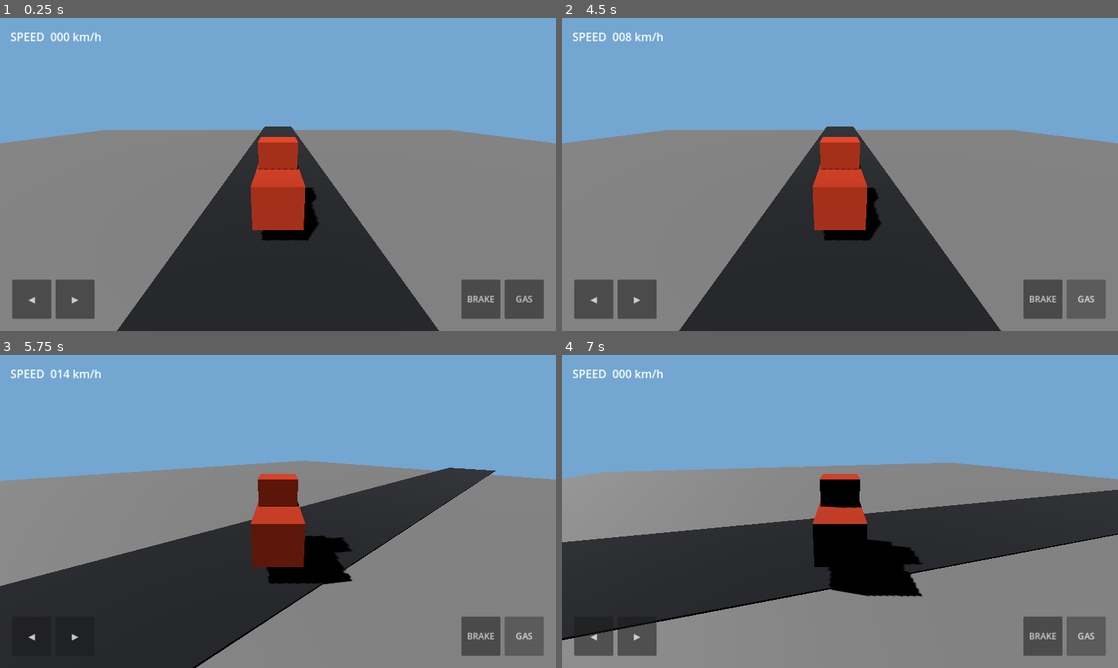
Above: before the commit, frames 1-4 (two rows, left to right).
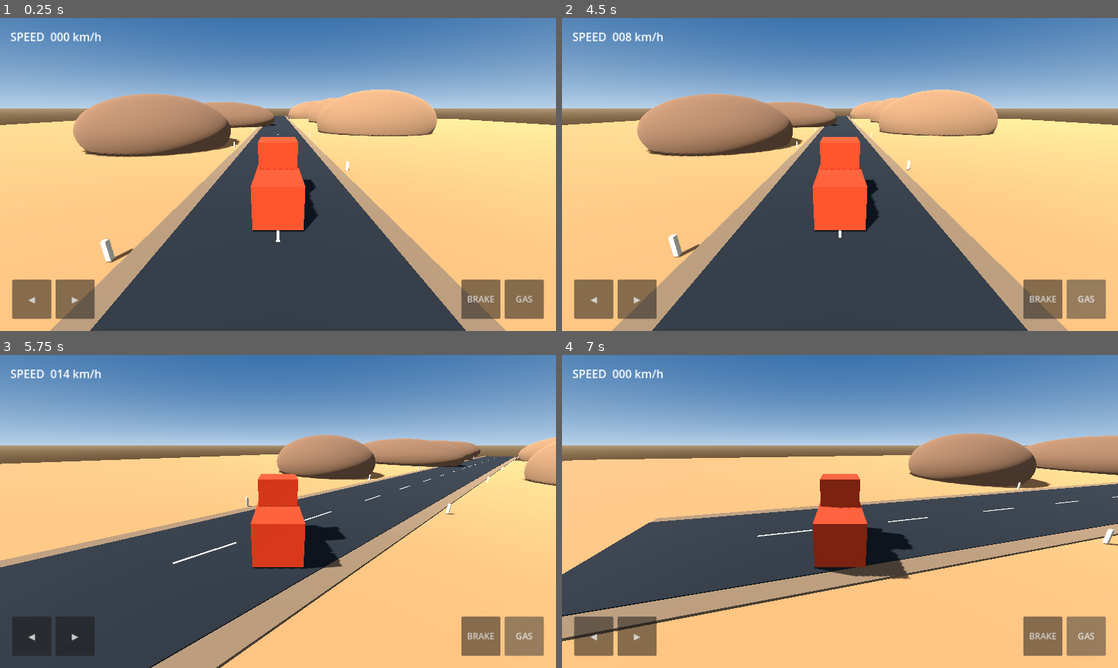
Above: after the commit, the same moments.

Repository: czz495m8zv-code/zayron-simulator
Game: Godot game, scene res://scenes/main/main.tscn
Same seed, same stepped clock (60 frames per second), same inputs: the game is played once before the commit and once after it.
Inputs:
- Up to frame 1 (0.25 s): no input
- Up to frame 2 (4.5 s): click "◀" at 0.5 s; click "▶" at 1.25 s; click "BRAKE" at 2 s; click "GAS" at 2.75 s; tap Enter at 3.5 s; hold Right (ui_right) 3.53-4.28 s; tap Space at 4.25 s; hold Down (ui_down) from 4.28 s (still down)
- Up to frame 3 (5.75 s): release Down (ui_down) at 5.03 s; hold Right (ui_right) from 5.03 s (still down)
- Up to frame 4 (7 s): release Right (ui_right) at 5.78 s; hold Up (ui_up) 5.78-6.53 s; hold Left (ui_left) from 6.53 s (still down)

The runs differ from the first frame. In frame 1, 89% of the frame differs, in the area x 0-100%, y 0-100%; in frame 2, 89%; in frame 3, 87%; in frame 4, 89%.

Commit message:
Build first Oman-inspired desert road test environment

Diff:
--- a/scripts/main.gd
+++ b/scripts/main.gd
@@ -4,40 +4,95 @@
 
 func _ready() -> void:
 	_build_environment()
+	_build_oman_test_road()
 	var truck := TRUCK_SCENE.instantiate()
-	truck.position = Vector3(0.0, 1.0, 0.0)
+	truck.position = Vector3(0.0, 0.15, 8.0)
 	add_child(truck)
 
 func _build_environment() -> void:
+	var world_environment := WorldEnvironment.new()
+	var environment := Environment.new()
+	environment.background_mode = Environment.BG_SKY
+	environment.sky = Sky.new()
+	var sky_material := ProceduralSkyMaterial.new()
+	sky_material.sky_top_color = Color(0.12, 0.36, 0.62)
+	sky_material.sky_horizon_color = Color(0.72, 0.82, 0.91)
+	sky_material.ground_bottom_color = Color(0.38, 0.28, 0.18)
+	sky_material.ground_horizon_color = Color(0.72, 0.62, 0.48)
+	environment.sky.sky_material = sky_material
+	environment.ambient_light_source = Environment.AMBIENT_SOURCE_COLOR
+	environment.ambient_light_color = Color(0.72, 0.76, 0.82)
+	environment.ambient_light_energy = 0.65
+	world_environment.environment = environment
+	add_child(world_environment)
+
 	var ground := StaticBody3D.new()
-	ground.name = "Ground"
+	ground.name = "DesertGround"
 	add_child(ground)
-
 	var ground_mesh := MeshInstance3D.new()
-	var plane := BoxMesh.new()
-	plane.size = Vector3(100.0, 1.0, 100.0)
-	ground_mesh.mesh = plane
-	ground_mesh.position.y = -0.5
+	var ground_box := BoxMesh.new()
+	ground_box.size = Vector3(180.0, 1.0, 180.0)
+	ground_mesh.mesh = ground_box
+	ground_mesh.position.y = -0.55
+	var sand := StandardMaterial3D.new()
+	sand.albedo_color = Color(0.67, 0.49, 0.30)
+	ground_mesh.material_override = sand
 	ground.add_child(ground_mesh)
-
 	var ground_collision := CollisionShape3D.new()
 	var ground_shape := BoxShape3D.new()
-	ground_shape.size = plane.size
+	ground_shape.size = ground_box.size
 	ground_collision.shape = ground_shape
-	ground_collision.position.y = -0.5
+	ground_collision.position.y = -0.55
 	ground.add_child(ground_collision)
 
-	var road := MeshInstance3D.new()
-	var road_mesh := BoxMesh.new()
-	road_mesh.size = Vector3(9.0, 0.08, 100.0)
-	road.mesh = road_mesh
-	road.position = Vector3(0.0, 0.05, -10.0)
-	var road_material := StandardMaterial3D.new()
-	road_material.albedo_color = Color(0.12, 0.13, 0.15)
-	road.material_override = road_material
-	add_child(road)
-
 	var sun := DirectionalLight3D.new()
-	sun.rotation_degrees = Vector3(-50.0, -30.0, 0.0)
+	sun.rotation_degrees = Vector3(-48.0, -32.0, 0.0)
+	sun.light_energy = 1.15
 	sun.shadow_enabled = true
 	add_child(sun)
+
+func _build_oman_test_road() -> void:
+	var road := _make_box("AsphaltRoad", Vector3(9.0, 0.12, 150.0), Vector3(0.0, 0.03, -48.0), Color(0.12, 0.13, 0.14))
+	add_child(road)
+	var shoulder_left := _make_box("LeftRoadShoulder", Vector3(1.0, 0.10, 150.0), Vector3(-5.0, 0.0, -48.0), Color(0.48, 0.39, 0.29))
+	add_child(shoulder_left)
+	var shoulder_right := _make_box("RightRoadShoulder", Vector3(1.0, 0.10, 150.0), Vector3(5.0, 0.0, -48.0), Color(0.48, 0.39, 0.29))
+	add_child(shoulder_right)
+
+	# Broken white centre line, like a simple two-way test road.
+	for i in range(15):
+		var dash := _make_box("CentreLine_%02d" % i, Vector3(0.14, 0.025, 3.2), Vector3(0.0, 0.105, 18.0 - float(i) * 8.5), Color(0.92, 0.91, 0.82))
+		add_child(dash)
+
+	# Simple low-poly rocky hills frame the first Oman-inspired test route.
+	for i in range(7):
+		var side := -1.0 if i % 2 == 0 else 1.0
+		var hill := MeshInstance3D.new()
+		var hill_mesh := SphereMesh.new()
+		hill_mesh.radius = 1.0
+		hill_mesh.height = 2.0
+		hill.mesh = hill_mesh
+		hill.scale = Vector3(10.0 + float(i % 3) * 3.0, 5.0 + float(i % 2) * 2.0, 8.0)
+		hill.position = Vector3(side * (17.0 + float(i % 2) * 5.0), 2.0, -12.0 - float(i) * 18.0)
+		var rock := StandardMaterial3D.new()
+		rock.albedo_color = Color(0.48, 0.35, 0.25) if i % 2 == 0 else Color(0.58, 0.43, 0.30)
+		hill.material_override = rock
+		add_child(hill)
+
+	# Sparse roadside markers.
+	for i in range(12):
+		var side := -1.0 if i % 2 == 0 else 1.0
+		var marker := _make_box("RoadMarker_%02d" % i, Vector3(0.18, 0.8, 0.18), Vector3(side * 6.0, 0.4, 12.0 - float(i) * 11.0), Color(0.88, 0.84, 0.72))
+		add_child(marker)
+
+func _make_box(node_name: String, dimensions: Vector3, location: Vector3, tint: Color) -> MeshInstance3D:
+	var mesh_instance := MeshInstance3D.new()
+	mesh_instance.name = node_name
+	var box := BoxMesh.new()
+	box.size = dimensions
+	mesh_instance.mesh = box
+	mesh_instance.position = location
+	var material := StandardMaterial3D.new()
+	material.albedo_color = tint
+	mesh_instance.material_override = material
+	return mesh_instance
